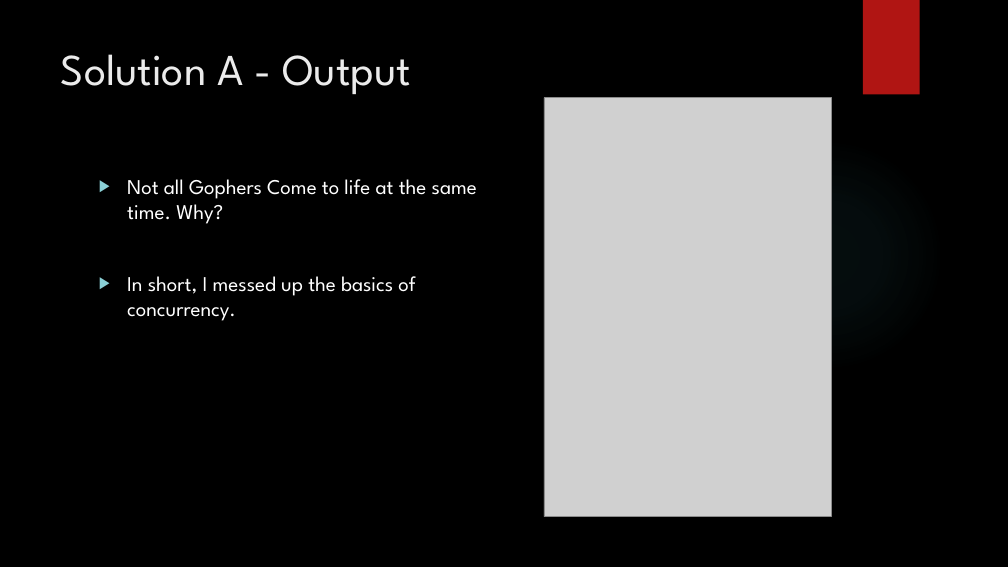
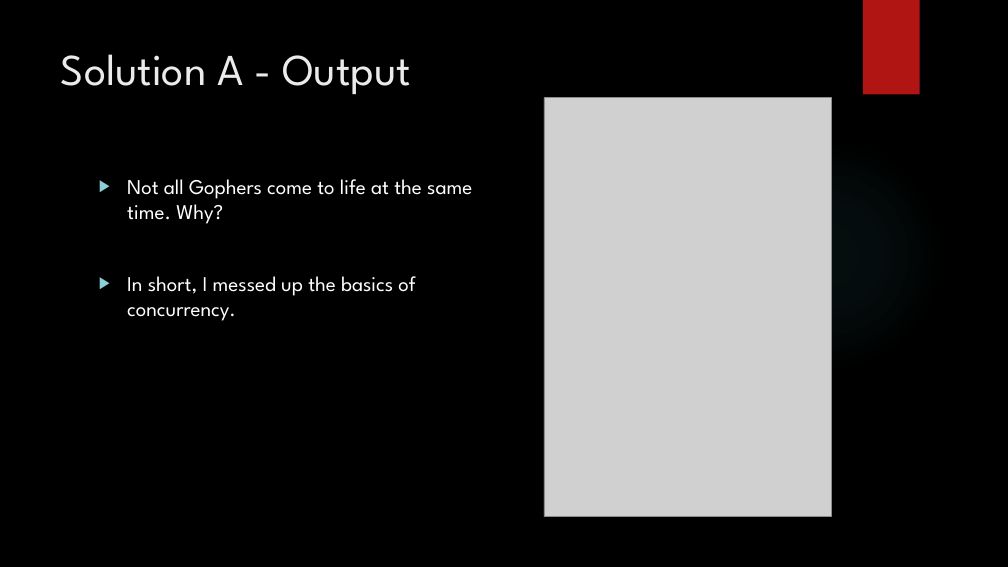
Before and after one commit to jaminologist/GopherLife, a slide deck: slide 11 of GopherLife.pptx. Drawn at 1008x567 pixels with LibreOffice and Linux fonts; fonts in the diff are those of the drawing; grey boxes stand for pictures; background and template pictures are left out. Boxes give left, top, right and bottom in pixels: in the first picture for what was removed or moved away, otherwise in the second. Text is boxed around its words. In the diff, an @@ line names an element or a change of style, - is before the commit and + after.

```diff
--- a/GopherLife.pptx
+++ b/GopherLife.pptx
@@ text at [127, 179, 472, 224]: text changed @@
-▶ Not all Gophers Come to life at the same time. Why?
+▶ Not all Gophers come to life at the same time. Why?
```
Also in this commit, not shown: 14 other slides changed, 17 slides added, 15 slides removed, 8 other files.
